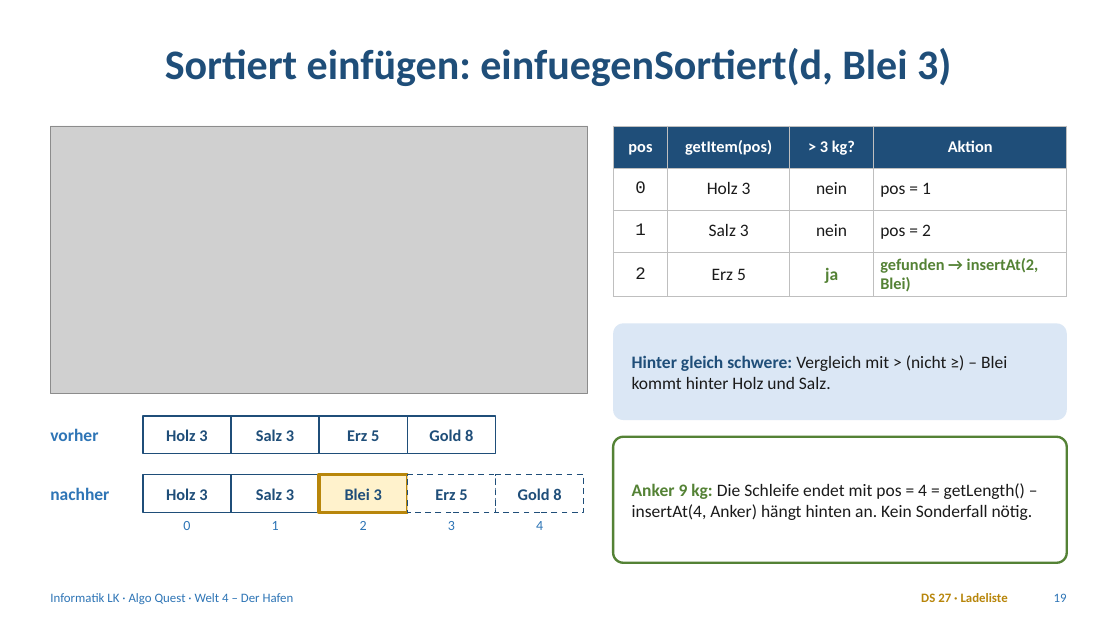
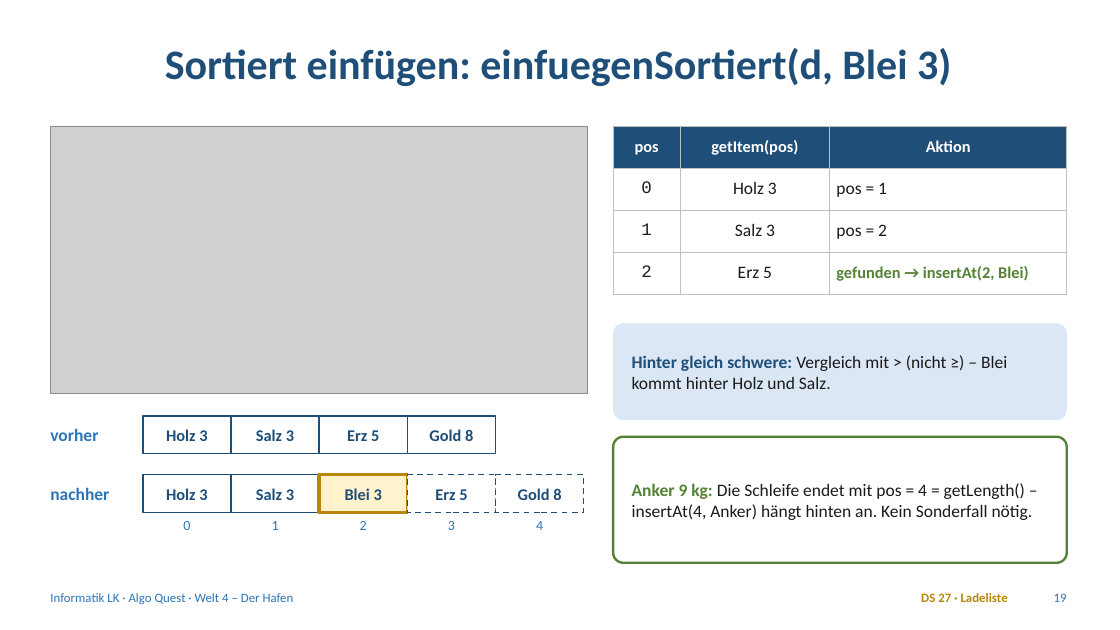
Before and after one commit to frankjuchim/AlgoQuest, a slide deck: slide 19 of materialien/Welt4_Hafen/1_Praesentation/AQ_W4_Hafen.pptx. Drawn at 1120x630 pixels with LibreOffice and Linux fonts; fonts in the diff are those of the drawing; grey boxes stand for pictures. Boxes give left, top, right and bottom in pixels: in the first picture for what was removed or moved away, otherwise in the second. Text is boxed around its words. In the diff, an @@ line names an element or a change of style, - is before the commit and + after.

```diff
--- a/materialien/Welt4_Hafen/1_Praesentation/AQ_W4_Hafen.pptx
+++ b/materialien/Welt4_Hafen/1_Praesentation/AQ_W4_Hafen.pptx
@@ table at [613,126,1067,285] @@
-column 3: > 3 kg? | nein | nein | ja
```
Also in this commit, not shown: 1 other slide changed, 6 other files.
